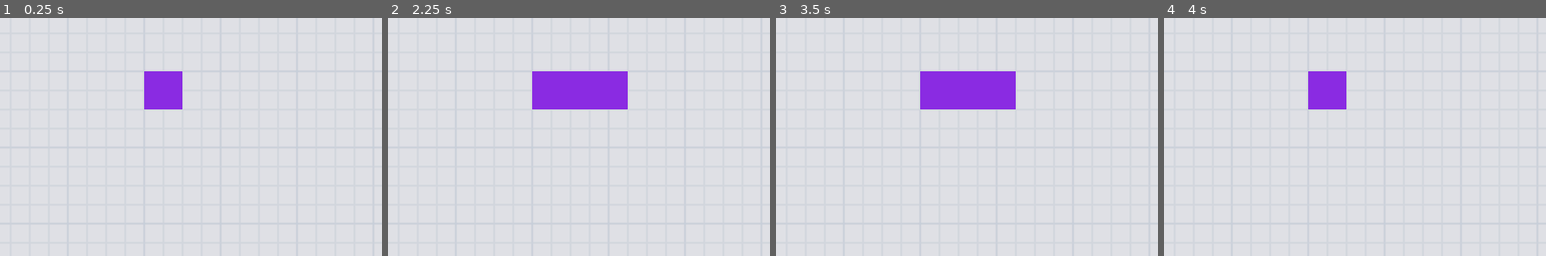
Above: before the commit, frames 1-4 (left to right).
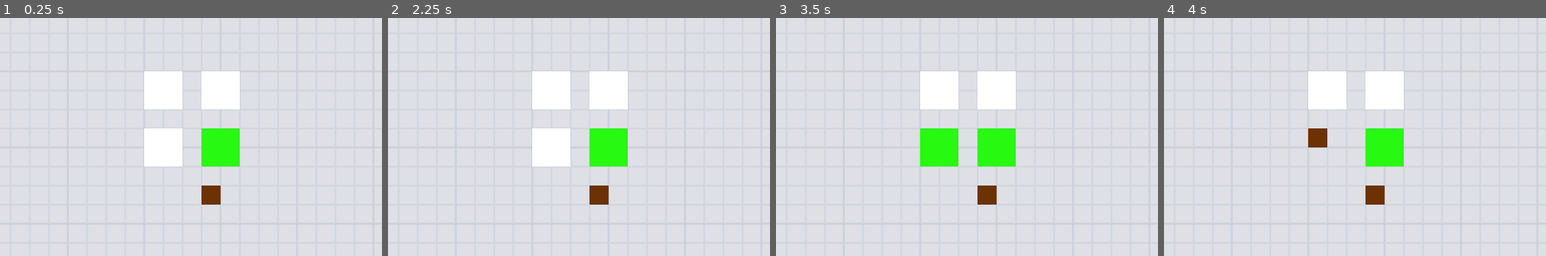
Above: after the commit, the same moments.

Repository: YuriSizov/ui-grovetender
Game: Godot game, scene res://Main.tscn
Same seed, same stepped clock (60 frames per second), same inputs: the game is played once before the commit and once after it.
Inputs (mouse positions are % of the whole screen's width and height, from its top left):
- Up to frame 1 (0.25 s): no input
- Up to frame 2 (2.25 s): tap Enter at 0.5, 2 s; drag from (50, 50) to (60, 28) at 0.52 s; tap Space at 1.25 s; drag from (30, 55) to (45, 70) at 1.27 s; move the mouse to (60, 28) at 2.02 s; tap 0 at 2.1 s; click (60, 28) at 2.17 s
- Up to frame 3 (3.5 s): tap 9 at 2.3 s; drag from (45, 70) to (20, 35) at 2.77 s
- Up to frame 4 (4 s): tap Space at 3.5 s; move the mouse to (80, 65) at 3.52 s; tap 8 at 3.6 s; click (80, 65) at 3.67 s; tap 0 at 3.8 s
The pictures show only the part of the screen within x 21-71%, y 21-71%; the shares and areas given below are measured in that part.

The runs differ from the first frame. In frame 1, 6.8% of the frame differs, in the area x 37-63%, y 22-79%; in frame 2, 7.6%; in frame 3, 7.6%; in frame 4, 5.6%.

Commit message:
WIP: Implement state visualization and transition/animation management
These are new systems, compared to the old
version. Multiple states were technically a thing at
the end, but didn't work properly. Now they do, and
with added transition support between states,
including multiple states changing at the same time.

Diff:
--- a/gui/canvas/CanvasElements.gd
+++ b/gui/canvas/CanvasElements.gd
@@ -10,7 +10,6 @@
 const ELEMENT_PROXY_SCENE := preload("res://gui/canvas/ElementProxy.tscn")
 
 var _current_proxy: ElementProxy = null
-var _extra_state: BaseElementData = null
 
 
 func _init() -> void:
@@ -20,11 +19,20 @@
 	_current_proxy.element.default_state.set_size(Vector2(64, 64))
 	add_child(_current_proxy)
 
-	_extra_state = _current_proxy.element.create_state(StateType.STATE_PRESSED, "pressed")
-	# When doing this for real, we must set the value to the default state's current value.
-	_extra_state.state_override_property("size")
-	_extra_state.set_size(Vector2(randi_range(1, 6), randi_range(1, 6)) * 32)
+	for i in 3:
+		var extra_state := _current_proxy.element.create_state(StateType.STATE_PRESSED, "pressed")
 
+		if i == 0 || i == 2:
+			# When doing this for real, we must set the value to the default state's current value.
+			extra_state.state.override_property("size")
+			extra_state.set_size(Vector2(randi_range(1, 3), randi_range(1, 3)) * 32)
+
+		if i == 1 || i == 2:
+			extra_state.state.override_property("debug_color")
+			extra_state.set_debug_color(Color(randf(), randf(), randf()))
+
+		extra_state.state_in_transition.duration = 0.3
+		extra_state.state_out_transition.duration = 0.1
 
 func _ready() -> void:
 	if not Engine.is_editor_hint():
@@ -38,7 +46,14 @@
 	if not ke.pressed:
 
 		if ke.keycode == KEY_0:
-			_extra_state.state_set_active(not _extra_state.state_active)
+			var some_state := _current_proxy.element.variant_states[0]
+			some_state.state.set_active(not some_state.state.is_active())
+		if ke.keycode == KEY_9:
+			var some_state := _current_proxy.element.variant_states[1]
+			some_state.state.set_active(not some_state.state.is_active())
+		if ke.keycode == KEY_8:
+			var some_state := _current_proxy.element.variant_states[2]
+			some_state.state.set_active(not some_state.state.is_active())
 
 
 # Canvas transform.
--- a/gui/canvas/ElementProxy.gd
+++ b/gui/canvas/ElementProxy.gd
@@ -6,32 +6,51 @@
 
 class_name ElementProxy extends Control
 
+# TODO: Make this adjustible, probably. Possibly together with the "combined size" too.
+const STATE_RENDERER_PADDING := 32.0
+
 @export var element: UIElement = null:
 	set = set_element
 
-@onready var _renderer: Control = %ElementRenderer
+var _renderer_data_map: Dictionary = {}
+
+@onready var _main_renderer: Control = %MainRenderer
+@onready var _transition_renderer: Control = %TransitionRenderer
+@onready var _state_renderers: Control = %States
 
 
 func _enter_tree() -> void:
 	_update_anchor_position()
-	_update_renderer()
+	_create_renderers()
+	_update_renderers()
 
 
 func _ready() -> void:
-	_renderer.draw.connect(_renderer_draw)
+	_main_renderer.draw.connect(_renderer_draw.bind(_main_renderer))
+	_transition_renderer.draw.connect(_renderer_draw.bind(_transition_renderer))
 
 
 func _notification(what: int) -> void:
-	# Since we're working with a packaged scene here, child nodes are available
+	# Since we're working with a packed scene here, child nodes are available
 	# way ahead of ready and can be used pretty much immediately. This fixes the
 	# references.
 	if what == NOTIFICATION_SCENE_INSTANTIATED:
-		_renderer = %ElementRenderer
+		_main_renderer = %MainRenderer
+		_transition_renderer = %TransitionRenderer
+		_state_renderers = %States
 
 
-func _renderer_draw() -> void:
-	if element:
-		element.draw_element()
+func _process(_delta: float) -> void:
+	if _transition_renderer:
+		_transition_renderer.queue_redraw()
+
+
+func _renderer_draw(renderer: Control) -> void:
+	if renderer not in _renderer_data_map:
+		return
+
+	var element_data: BaseElementData = _renderer_data_map[renderer]
+	element_data.draw(renderer)
 
 
 # Element management.
@@ -41,19 +60,20 @@
 		return
 
 	if element:
-		element.clear_control_id()
-		element.data_changed.disconnect(_update_renderer)
+		element.states_changed.disconnect(_create_renderers)
+		element.data_changed.disconnect(_update_renderers)
 		element.anchor_point_changed.disconnect(_update_anchor_position)
 
 	element = value
 
 	if element:
-		element.set_control_id(_renderer.get_instance_id())
-		element.data_changed.connect(_update_renderer)
+		element.states_changed.connect(_create_renderers)
+		element.data_changed.connect(_update_renderers)
 		element.anchor_point_changed.connect(_update_anchor_position)
 
 	_update_anchor_position()
-	_update_renderer()
+	_create_renderers()
+	_update_renderers()
 
 
 func _update_anchor_position() -> void:
@@ -63,11 +83,91 @@
 	global_position = element.get_anchor_point()
 
 
-func _update_renderer() -> void:
+# Renderer management.
+
+func _create_renderers() -> void:
+	if not element:
+		_remove_renderers()
+		return
+
+	# Make sure the main renderer is always present in the map. We don't
+	# need to create a node for it.
+	if _main_renderer not in _renderer_data_map:
+		_renderer_data_map[_main_renderer] = element.get_default_state_data()
+	if _transition_renderer not in _renderer_data_map:
+		_renderer_data_map[_transition_renderer] = element.get_active_data()
+
+	# Update renderer nodes for variant states.
+
+	var renderers_to_remove: Array[Control] = []
+	var states_to_add := element.get_combined_state_data()
+
+	# Check existing renderers and track the ones which are no longer needed.
+	# Also ignore the ones which are present and don't need to be added.
+	for renderer: Control in _renderer_data_map:
+		if renderer == _main_renderer || renderer == _transition_renderer:
+			continue
+
+		var element_data: BaseElementData = _renderer_data_map[renderer]
+		if element_data not in states_to_add:
+			renderers_to_remove.push_back(renderer)
+		else:
+			states_to_add.erase(element_data)
+
+	# Removes the ones to be removed.
+	for renderer in renderers_to_remove:
+		renderer.draw.disconnect(_renderer_draw.bind(renderer))
+		renderer.get_parent().remove_child(renderer)
+		renderer.queue_free()
+
+	# Add the ones to be added.
+	for element_data in states_to_add:
+		var renderer := Control.new()
+		renderer.mouse_filter = Control.MOUSE_FILTER_IGNORE
+		_state_renderers.add_child(renderer)
+		renderer.draw.connect(_renderer_draw.bind(renderer))
+
+		_renderer_data_map[renderer] = element_data
+
+
+func _remove_renderers() -> void:
+	for renderer: Control in _renderer_data_map:
+		if renderer == _main_renderer || renderer == _transition_renderer:
+			continue
+
+		renderer.draw.disconnect(_renderer_draw.bind(renderer))
+		renderer.get_parent().remove_child(renderer)
+		renderer.queue_free()
+
+	_renderer_data_map.clear()
+
+
+func _update_renderers() -> void:
 	if not element || not is_inside_tree():
 		return
 
-	var element_rect := element.get_local_rect()
-	_renderer.position = element_rect.position
-	_renderer.size = element_rect.size
-	_renderer.queue_redraw()
+	var variant_states := element.get_combined_state_data()
+	var combined_size := element.get_combined_size()
+
+	for renderer: Control in _renderer_data_map:
+		var element_data: BaseElementData = _renderer_data_map[renderer]
+		renderer.position = element_data.offset
+		renderer.size = element_data.size
+		renderer.queue_redraw()
+
+		# For the main renderer, nothing else needs updating changes.
+		if renderer == _main_renderer:
+			continue
+
+		# For the transition renderer, small adjustment is made.
+		if renderer == _transition_renderer:
+			renderer.position.y += combined_size.y + STATE_RENDERER_PADDING
+			continue
+
+		# Renderers and states are out of sync, this shouldn't happen.
+		var data_index := variant_states.find(element_data)
+		if data_index < 0:
+			continue
+
+		renderer.position.x += combined_size.x + STATE_RENDERER_PADDING
+		renderer.position.y += (combined_size.y + STATE_RENDERER_PADDING) * data_index
--- a/gui/canvas/ElementProxy.tscn
+++ b/gui/canvas/ElementProxy.tscn
@@ -8,7 +8,15 @@
 mouse_filter = 2
 script = ExtResource("1_2odwx")
 
-[node name="ElementRenderer" type="Control" parent="."]
+[node name="MainRenderer" type="Control" parent="."]
 unique_name_in_owner = true
 anchors_preset = 0
 mouse_filter = 2
+
+[node name="TransitionRenderer" type="Control" parent="."]
+unique_name_in_owner = true
+anchors_preset = 0
+
+[node name="States" type="Control" parent="."]
+unique_name_in_owner = true
+anchors_preset = 0
--- a/objects/UIElement.gd
+++ b/objects/UIElement.gd
@@ -8,6 +8,7 @@
 
 signal anchor_point_changed()
 signal data_changed()
+signal states_changed()
 
 ## The unique name of this element. User-facing and user-adjustible, can be
 ## used when generating the API on export.
@@ -28,94 +29,190 @@
 
 # Runtime properties.
 
-## The instance ID of the proxy control node.
-var _control_id: int = 0
 ## The script class used to initialize data objects. Either BaseElementData or one
 ## of its derivatives.
 var _data_class: GDScript = null
 ## The combined data object that contains all properties of this element, resolved
-## to account for every enabled/active state.
-var _data: BaseElementData = null
+## to account for every enabled/active state, in their current transition state.
+var _active_data: BaseElementData = null
+## The collection of combined data objects which contain all properties of this element,
+## resolved to account for each individual state, regardless of their activity flag.
+var _combined_state_data: Array[BaseElementData] = []
+## The size that can be used to roughly estimate the element's area, accounting for
+## every possible state. Used to safely space out state previews in the editor.
+var _combined_size: Vector2 = Vector2.ZERO
+## The map of names and active tweeners for all properties of this element.
+var _property_tweener_map: Dictionary = {}
 
 
 func _init(data_class: GDScript) -> void:
 	# This is only going to work with custom types, but that's fine in this case.
 	_data_class = data_class
 
-	_data = _data_class.new()
+	_active_data = _data_class.new()
 	default_state = _data_class.new()
 	default_state.property_changed.connect(_update_stateful_property)
+	default_state.property_changed.connect(_update_all_combined_states_property)
 
 
 # State and data management.
 
-func _resolve_stateful_property(property_name: String) -> void:
+func _update_stateful_property(property_name: String) -> void:
+	_abort_transition_stateful_property(property_name)
+
 	var value: Variant = default_state.get(property_name)
 
 	var i := variant_states.size() - 1
 	while i >= 0:
 		var state_data := variant_states[i]
-		if state_data.state_active && state_data.state_has_property(property_name):
+		if state_data.state.is_active() && state_data.state.has_property(property_name):
 			value = state_data.get(property_name)
 			break
 
 		i -= 1
 
-	_data.set(property_name, value)
-
-
-func _update_stateful_property(property_name: String) -> void:
-	_resolve_stateful_property(property_name)
+	_active_data.set(property_name, value)
+
+	if property_name == "size":
+		_update_combined_size()
+
 	data_changed.emit()
 
 
-func _update_stateful_data() -> void:
-	var data_properties := default_state.get_data_properties()
-	for property_name in data_properties:
-		_resolve_stateful_property(property_name)
-
-	data_changed.emit()
+func _transition_stateful_property(property_name: String, state_data: BaseElementData, transition: UITransition) -> void:
+	_abort_transition_stateful_property(property_name)
+
+	var value: Variant = state_data.get(property_name)
+	var transition_duration := transition.duration
+
+	if transition_duration <= 0.0: # No transition, set immediately.
+		_active_data.set(property_name, value)
+		return
+
+	var scene_tree: SceneTree = Engine.get_main_loop()
+	var tweener := scene_tree.create_tween()
+	tweener\
+		.tween_property(_active_data, property_name, value, transition_duration)\
+		.set_trans(transition.curve)\
+		.set_ease(transition.easing)
+
+	_property_tweener_map[property_name] = tweener
+
+
+func _abort_transition_stateful_property(property_name) -> void:
+	if _property_tweener_map.has(property_name):
+		var tweener: Tween = _property_tweener_map[property_name]
+		tweener.kill()
+		_property_tweener_map.erase(property_name)
+
+
+func _update_combined_state_property(property_name: String, state_data: BaseElementData, combined_data: BaseElementData) -> void:
+	var value: Variant = default_state.get(property_name)
+	if state_data.state.has_property(property_name):
+		value = state_data.get(property_name)
+
+	combined_data.set(property_name, value)
+
+
+func _update_all_combined_states_property(property_name: String) -> void:
+	for i in variant_states.size():
+		_update_combined_state_property(property_name, variant_states[i], _combined_state_data[i])
+
+
+func _update_combined_state(state_data: BaseElementData, combined_data: BaseElementData) -> void:
+	var all_properties := default_state.get_data_properties()
+	for property_name in all_properties:
+		_update_combined_state_property(property_name, state_data, combined_data)
 
 
 func create_state(state_type: int, state_name: String) -> BaseElementData:
 	# TODO: Ensure that the name is unique.
 
 	var state_data: BaseElementData = _data_class.new()
-	state_data.state_setup(state_type, state_name)
+	state_data.state.setup(state_type, state_name)
+
+	var combined_data: BaseElementData = _data_class.new()
+	state_data.state.setup(state_type, state_name)
+
 	state_data.property_changed.connect(_update_stateful_property)
-	state_data.state_activated.connect(_update_stateful_data)
-	state_data.state_deactivated.connect(_update_stateful_data)
+	state_data.property_changed.connect(_update_combined_state_property.bind(state_data, combined_data))
+	state_data.state.state_activated.connect(_handle_activated_state.bind(state_data))
+	state_data.state.state_deactivated.connect(_handle_deactivated_state.bind(state_data))
 
 	variant_states.push_back(state_data)
+	_combined_state_data.push_back(combined_data)
+	_update_combined_state(state_data, combined_data)
+	_update_combined_size()
+	states_changed.emit()
+
 	return state_data
 
 
-# Control proxy management.
-
-func get_control() -> ElementProxy:
-	if not is_instance_id_valid(_control_id):
-		return null
-
-	return instance_from_id(_control_id)
-
-
-func set_control_id(instance_id: int) -> void:
-	if is_instance_id_valid(instance_id):
-		_control_id = instance_id
-	else:
-		_control_id = 0
-
-
-func clear_control_id() -> void:
-	_control_id = 0
-
-
-func draw_element() -> void:
-	var control := get_control()
-	if not control || not _data:
-		return
-
-	_data.draw(control)
+func _handle_activated_state(state_data: BaseElementData) -> void:
+	# Only consider properties that this state can potentially affect.
+	var affected_properties := state_data.state.properties
+	for property_name in affected_properties:
+		var i := variant_states.size() - 1
+		while i >= 0:
+			# Check other states from the topmost.
+			var other_state := variant_states[i]
+			i -= 1
+
+			# If we reach our just activated state, stop here and start the transition.
+			if other_state == state_data:
+				_transition_stateful_property(property_name, state_data, state_data.state_in_transition)
+				break
+
+			# If we reach another state before we reach our just activated one, there is nothing
+			# to do, just break out of the loop.
+			if other_state.state.is_active() && other_state.state.has_property(property_name):
+				break
+
+	data_changed.emit()
+
+
+func _handle_deactivated_state(state_data: BaseElementData) -> void:
+	# Only consider properties that this state can potentially affect.
+	var affected_properties := state_data.state.properties
+	for property_name in affected_properties:
+		var affected := false
+		var fallback_state := default_state
+
+		var i := variant_states.size() - 1
+		while i >= 0:
+			# Check other states from the topmost.
+			var other_state := variant_states[i]
+			i -= 1
+
+			# If we reach our just deactivated state, start looking for the next available value
+			# in following states.
+			if other_state == state_data:
+				affected = true
+				continue
+
+			# If we reach another state at any point, we break out of the loop here.
+			if other_state.state.is_active() && other_state.state.has_property(property_name):
+				# If we are looking for the suitable fallback state, track it to start the transition.
+				if affected:
+					fallback_state = other_state
+				break
+
+		if affected:
+			_transition_stateful_property(property_name, fallback_state, state_data.state_out_transition)
+
+	data_changed.emit()
+
+
+func get_active_data() -> BaseElementData:
+	return _active_data
+
+
+func get_default_state_data() -> BaseElementData:
+	return default_state
+
+
+func get_combined_state_data() -> Array[BaseElementData]:
+	return _combined_state_data.duplicate()
 
 
 # Positioning and anchors.
@@ -132,12 +229,19 @@
 	anchor_point_changed.emit()
 
 
-func get_local_rect() -> Rect2:
-	if not _data:
-		return Rect2()
-
-	var local_rect := Rect2()
-	local_rect.position = _data.offset
-	local_rect.size = _data.size
-
-	return local_rect
+func _update_combined_size() -> void:
+	var base_size := default_state.size
+
+	var i := variant_states.size() - 1
+	while i >= 0:
+		var state_data := variant_states[i]
+		if state_data.state.has_property("size"):
+			base_size = base_size.max(state_data.size)
+
+		i -= 1
+
+	_combined_size = base_size
+
+
+func get_combined_size() -> Vector2:
+	return _combined_size
--- /dev/null
+++ b/objects/UIState.gd
@@ -0,0 +1,71 @@
+###################################################
+# Part of UI Grovetender                          #
+# Copyright (c) 2024 Yuri Sizov and contributors  #
+# Provided under MIT                              #
+###################################################
+
+class_name UIState extends Resource
+
+signal state_activated()
+signal state_deactivated()
+
+## The type of state this data object represents. This can be ignored when
+## the data object is used for other purposes. Defaults to default, which
+## is an always-on, mandatory state for every element.
+@export var state_type: int = StateType.STATE_DEFAULT
+## The unique name for the state this object represents. Used to distinguish
+## between multiple states of the same type, mainly custom states.
+@export var state_name: String = StateType.get_state_name(StateType.STATE_DEFAULT)
+## The state activitity flag. Only used by variant states. The default state
+## is always on, so this flag defaults to false to require variant states
+## to be explicitly enabled.
+@export var active: bool = false
+## The collection of properties this state overrides. Only used by variant
+## states.
+@export var properties: PackedStringArray = PackedStringArray()
+
+
+# Initialization.
+
+func setup(type: int, unique_name: String) -> void:
+	state_type = type
+	state_name = unique_name
+
+
+# Activity management.
+
+func is_active() -> bool:
+	return active
+
+
+func set_active(value: bool) -> void:
+	if active == value:
+		return
+
+	active = value
+
+	if active:
+		state_activated.emit()
+	else:
+		state_deactivated.emit()
+
+
+# Property management.
+
+func override_property(property_name: String) -> void:
+	if properties.has(property_name):
+		return
+
+	properties.push_back(property_name)
+
+
+func clear_property(property_name: String) -> void:
+	var property_index := properties.find(property_name)
+	if property_index < 0:
+		return
+
+	properties.remove_at(property_index)
+
+
+func has_property(property_name: String) -> bool:
+	return properties.has(property_name)
--- /dev/null
+++ b/objects/UITransition.gd
@@ -0,0 +1,14 @@
+###################################################
+# Part of UI Grovetender                          #
+# Copyright (c) 2024 Yuri Sizov and contributors  #
+# Provided under MIT                              #
+###################################################
+
+class_name UITransition extends Resource
+
+## The duration of this transition.
+@export var duration: float = 0.0
+## The type of curve for this transition.
+@export var curve: Tween.TransitionType = Tween.TRANS_LINEAR
+## The easing type of this transition.
+@export var easing: Tween.EaseType = Tween.EASE_IN_OUT
--- a/objects/elements/BaseElementData.gd
+++ b/objects/elements/BaseElementData.gd
@@ -9,29 +9,19 @@
 signal property_changed(property_name: String)
 signal properties_changed()
 
-signal state_activated()
-signal state_deactivated()
-
 # Stealing this unused property usage flag for our needs. Let's hope it is
 # never reclaimed by the engine.
 const PROPERTY_USAGE_ELEMENT_DATA := PROPERTY_USAGE_SCRIPT_DEFAULT_VALUE
 
 # State data.
 
-## The type of state this data object represents. This can be ignored when
-## the data object is used for other purposes. Defaults to default, which
-## is an always-on, mandatory state for every element.
-@export var state_type: int = StateType.STATE_DEFAULT
-## The unique name for the state this object represents. Used to distinguish
-## between multiple states of the same type, mainly custom states.
-@export var state_name: String = StateType.get_state_name(StateType.STATE_DEFAULT)
-## The state activitity flag. Only used by variant states. The default state
-## is always on, so this flag defaults to false to require variant states
-## to be explicitly enabled.
-@export var state_active: bool = false
-## The collection of properties this state overrides. Only used by variant
-## states.
-@export var state_properties: PackedStringArray = PackedStringArray()
+## The instance of the state data object. Contains details about stateful
+## property overrides and the activity flag.
+@export var state: UIState = UIState.new()
+## The instance of the transition object used when activating the state.
+@export var state_in_transition: UITransition = UITransition.new()
+## The instance of the transition object used when deactivating the state.
+@export var state_out_transition: UITransition = UITransition.new()
 
 # Common element data.
 
@@ -43,9 +33,12 @@
 @export_custom(PROPERTY_HINT_NONE, "", PROPERTY_USAGE_ELEMENT_DATA)
 var size: Vector2 = Vector2.ZERO
 
+@export_custom(PROPERTY_HINT_NONE, "", PROPERTY_USAGE_ELEMENT_DATA)
+var debug_color: Color = Color.WHITE
+
 
 func draw(proxy: Control) -> void:
-	proxy.draw_rect(Rect2(offset, size), Color.BLUE_VIOLET)
+	proxy.draw_rect(Rect2(offset, size), debug_color)
 
 
 # Property management.
@@ -68,44 +61,6 @@
 	return data_properties
 
 
-# State management.
-
-func state_setup(type: int, unique_name: String) -> void:
-	state_type = type
-	state_name = unique_name
-
-
-func state_set_active(value: bool) -> void:
-	if state_active == value:
-		return
-
-	state_active = value
-
-	if state_active:
-		state_activated.emit()
-	else:
-		state_deactivated.emit()
-
-
-func state_override_property(property_name: String) -> void:
-	if state_properties.has(property_name):
-		return
-
-	state_properties.push_back(property_name)
-
-
-func state_clear_property(property_name: String) -> void:
-	var property_index := state_properties.find(property_name)
-	if property_index < 0:
-		return
-
-	state_properties.remove_at(property_index)
-
-
-func state_has_property(property_name: String) -> bool:
-	return state_properties.has(property_name)
-
-
 # Properties.
 
 func set_offset(value: Vector2) -> void:
@@ -122,3 +77,11 @@
 
 	size = value
 	_notify_properties_changed([ "size" ])
+
+
+func set_debug_color(value: Color) -> void:
+	if debug_color == value:
+		return
+
+	debug_color = value
+	_notify_properties_changed([ "debug_color" ])
